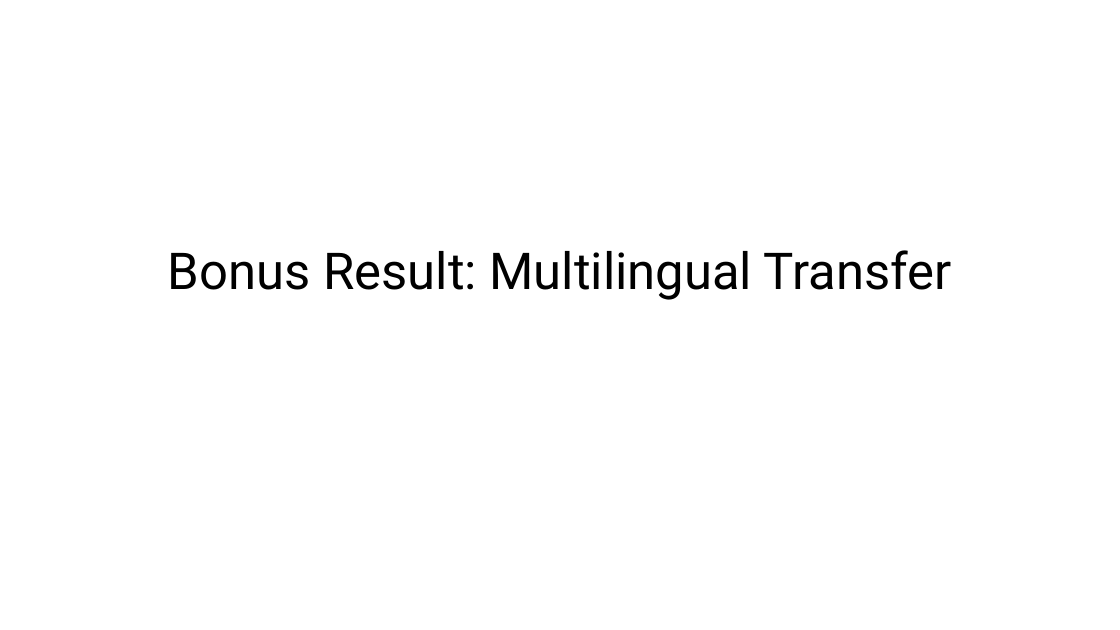
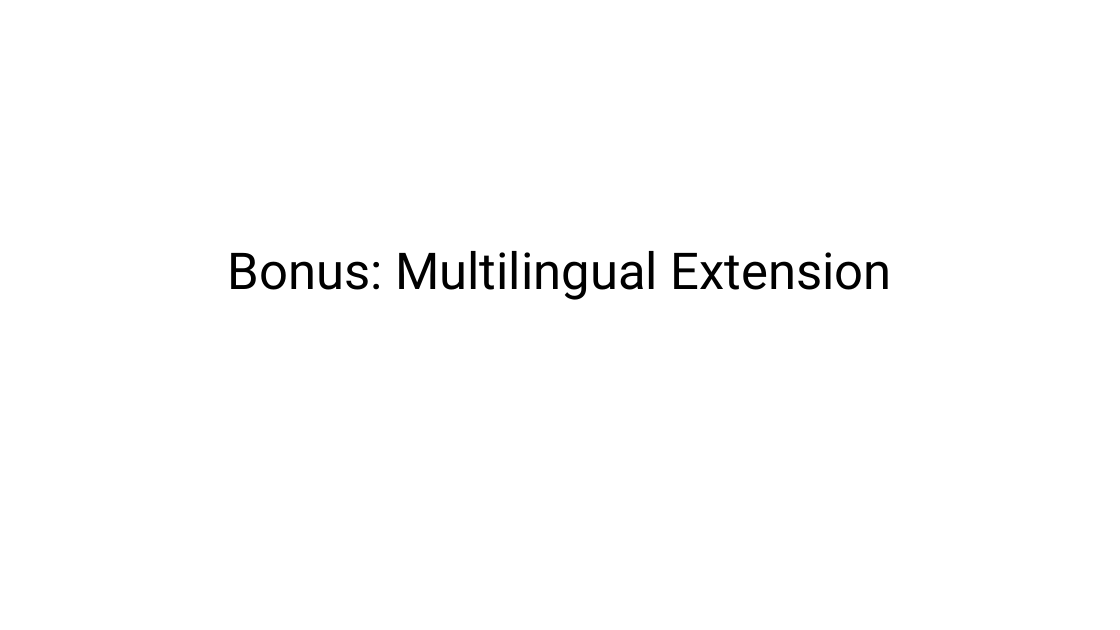
Before and after one commit to dennlinger/TSAR-2022-Shared-Task, a slide deck: slide 17 of presentation/uniHD_tsar.pptx (slide 14 before the commit). Drawn at 1120x630 pixels with LibreOffice and Linux fonts; fonts in the diff are those of the drawing; background and template pictures are left out. Boxes give left, top, right and bottom in pixels: in the first picture for what was removed or moved away, otherwise in the second. Text is boxed around its words. In the diff, an @@ line names an element or a change of style, - is before the commit and + after.

```diff
--- a/presentation/uniHD_tsar.pptx
+++ b/presentation/uniHD_tsar.pptx
@@ text at <box>228,251,892,300</box>: text changed @@
-Bonus Result: Multilingual Transfer
+Bonus: Multilingual Extension
```
Also in this commit, not shown: 6 other slides changed, 15 slides added, 17 slides removed, 16 other files.
